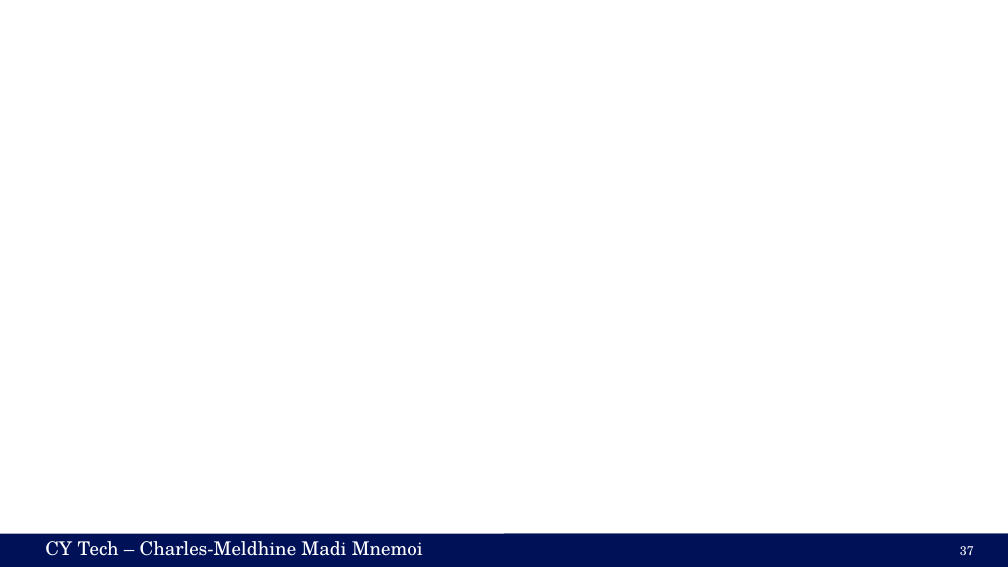
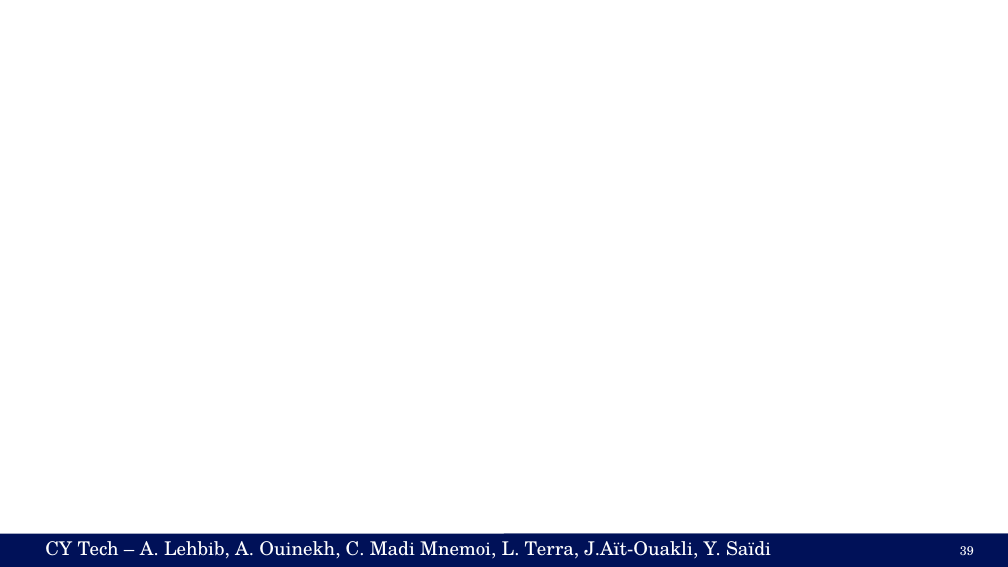
Before and after one commit to cmnemoi/cytech_sparks, a slide deck: slide 39 of presentation.pptx (slide 37 before the commit). Drawn at 1008x567 pixels with LibreOffice and Linux fonts; fonts in the diff are those of the drawing; background and template pictures are left out. Boxes give left, top, right and bottom in pixels: in the first picture for what was removed or moved away, otherwise in the second. Text is boxed around its words. In the diff, an @@ line names an element or a change of style, - is before the commit and + after.

```diff
--- a/presentation.pptx
+++ b/presentation.pptx
@@ text at [85,541,771,559]: text changed @@
-CY Tech – Charles-Meldhine Madi Mnemoi
+CY Tech – A. Lehbib, A. Ouinekh, C. Madi Mnemoi, L. Terra, J.Aït-Ouakli, Y. Saïdi
@@ page number at [960,546,974,555]: text changed @@
-37
+39
```
Also in this commit, not shown: 12 other slides changed, 3 slides added, 1 slide removed, 4 other files.
